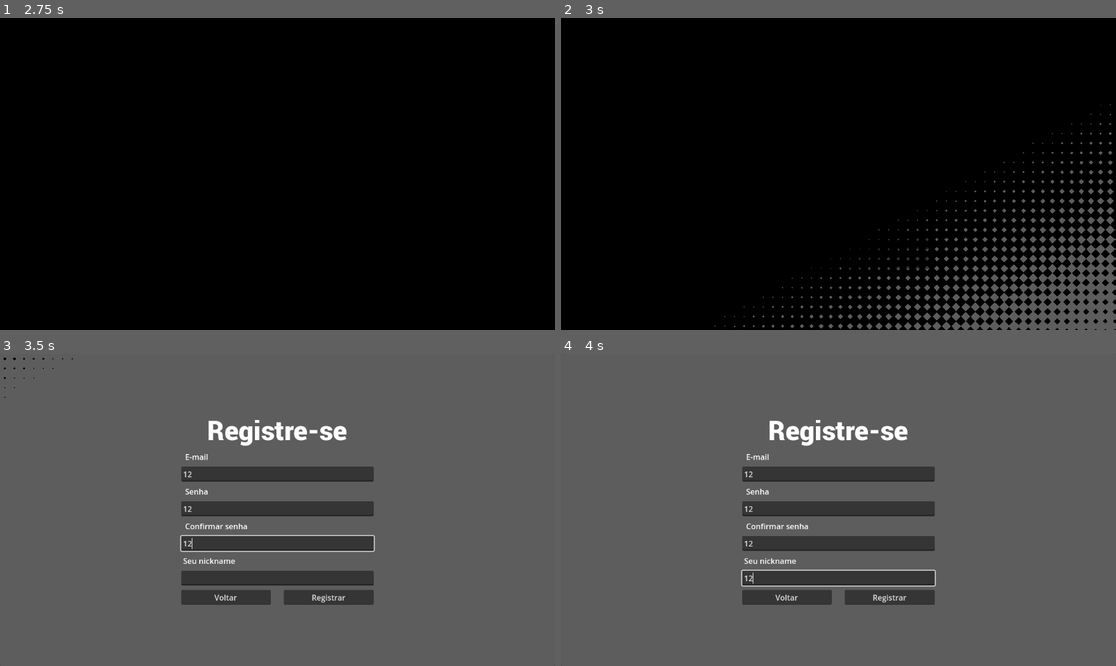
Above: before the commit, frames 1-4 (two rows, left to right).
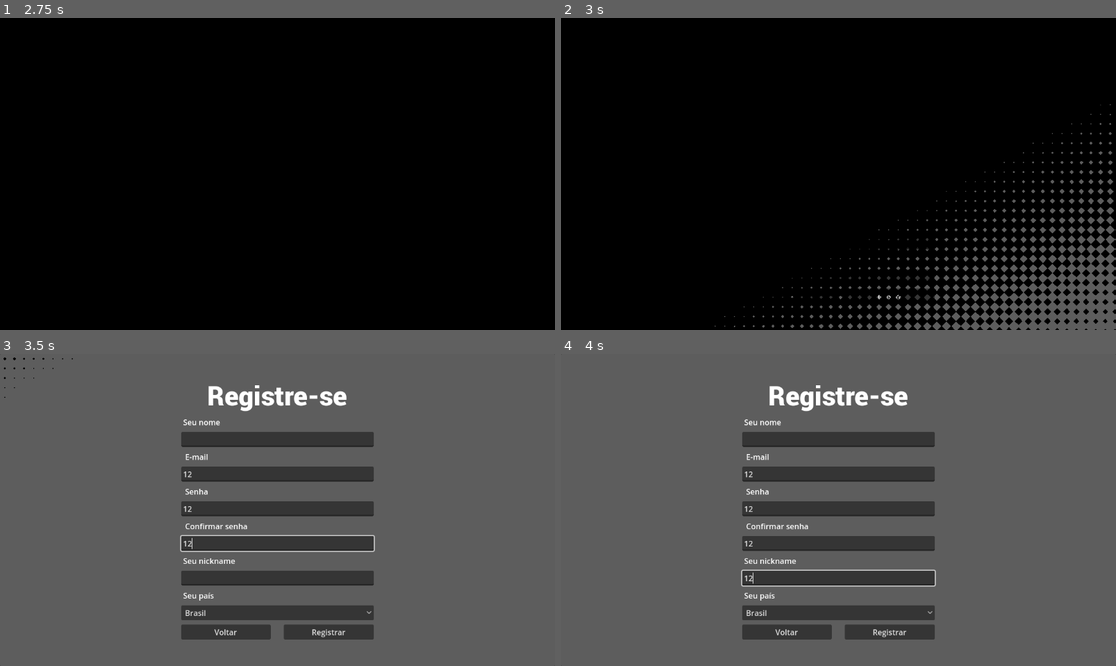
Above: after the commit, the same moments.

Repository: Jeday03/DCC060---Banco-de-Dados
Game: Godot game, scene res://Paginas/TelaLogin.tscn
Two runs of this game, one before a commit and one after it. Both use one fixed random seed, a clock stepped at 60 frames per second and the inputs below. The engine's default icon, where the game draws it, is replaced by a stand-in: a white triangle on a blue panel in a dark square.
Inputs (mouse positions are in pixels of both pictures, inside the frame that each line leads up to):
- Up to frame 1 (2.75 s): click (277, 174) at 0.52 s; type "12" at 0.6 s; click (277, 208) at 0.75 s; type "12" at 0.83 s; click "Registrar" at 1.25 s; click "Entrar" at 2 s
- Up to frame 2 (3 s): click (838, 139) at 2.77 s; type "12" at 2.85 s
- Up to frame 3 (3.5 s): click (277, 510) at 3 s; type "12" at 3.08 s; click (277, 544) at 3.23 s; type "12" at 3.32 s
- Up to frame 4 (4 s): click (838, 578) at 3.52 s; type "12" at 3.6 s

Frame 1 is identical in both runs. In frame 2, 0.2% of the frame differs, in the area x 36-68%, y 76-91%; in frame 3, 7.6%, in the area x 32-68%, y 10-92%; in frame 4, 7.6%.
Error before the commit: Invalid type in function 'make_request' in base 'Node (NetworkManager.gd)'. Cannot convert argument 5 from Dictionary to String. (res://Src/TelaLogin.gd:20)

Commit message:
Começa a conectar a aplicação com o bd

Diff:
--- a/Frontend/steam-bd/MainTheme.tres
+++ b/Frontend/steam-bd/MainTheme.tres
@@ -37,7 +37,7 @@
 corner_radius_top_right = 20
 
 [resource]
-TabContainer/constants/side_margin = 13
+TabContainer/constants/side_margin = 117
 TabContainer/constants/tab_separation = 10
 TabContainer/font_sizes/font_size = 27
 TabContainer/fonts/font = ExtResource("1_4as0w")
--- a/Frontend/steam-bd/Paginas/Aplicacao.tscn
+++ b/Frontend/steam-bd/Paginas/Aplicacao.tscn
@@ -1,8 +1,9 @@
-[gd_scene load_steps=9 format=3 uid="uid://bvqec7yaqmxpy"]
+[gd_scene load_steps=10 format=3 uid="uid://bvqec7yaqmxpy"]
 
 [ext_resource type="Theme" uid="uid://ddyultgdawo4w" path="res://MainTheme.tres" id="1_7aqto"]
 [ext_resource type="Theme" uid="uid://dq5r5v3vdfy3j" path="res://SecondTheme.tres" id="2_i6r1v"]
 [ext_resource type="PackedScene" uid="uid://cdwg6ryp5yp3i" path="res://Prefabs/botao_jogo_loja.tscn" id="2_ko61b"]
+[ext_resource type="Script" uid="uid://dypikde8xpc0p" path="res://Src/LojaPrincipal.gd" id="3_54tox"]
 [ext_resource type="FontFile" uid="uid://dectpox5oqu1v" path="res://Fontes/CABRISA.otf" id="4_88ykg"]
 [ext_resource type="PackedScene" uid="uid://c8aplugm1rl8w" path="res://Prefabs/panel_compra_jogo.tscn" id="4_i6r1v"]
 [ext_resource type="FontFile" uid="uid://ckyoty6vujyt5" path="res://Fontes/Roboto-Black.ttf" id="6_5dmym"]
@@ -19,12 +20,12 @@
 corner_radius_bottom_left = 3
 corner_detail = 5
 
-[sub_resource type="StyleBoxFlat" id="StyleBoxFlat_0yolq"]
+[sub_resource type="StyleBoxFlat" id="StyleBoxFlat_5dmym"]
 content_margin_left = 0.0
 content_margin_top = 0.0
 content_margin_right = 0.0
 content_margin_bottom = 0.0
-bg_color = Color(0.8, 0.304, 0.304, 0.6)
+bg_color = Color(0.66, 0.66, 0.66, 0.6)
 corner_radius_top_left = 3
 corner_radius_top_right = 3
 corner_radius_bottom_right = 3
@@ -65,7 +66,6 @@
 metadata/_tab_index = 0
 
 [node name="LojaPrincipal" type="Control" parent="TabContainer/Loja"]
-visible = false
 layout_mode = 1
 anchors_preset = 15
 anchor_right = 1.0
@@ -86,6 +86,7 @@
 
 [node name="Principal" type="Panel" parent="TabContainer/Loja/LojaPrincipal/PrincipalTab"]
 layout_mode = 2
+script = ExtResource("3_54tox")
 metadata/_tab_index = 0
 
 [node name="MarginContainer" type="MarginContainer" parent="TabContainer/Loja/LojaPrincipal/PrincipalTab/Principal"]
@@ -107,24 +108,6 @@
 layout_mode = 2
 size_flags_horizontal = 3
 theme_override_constants/separation = 8
-
-[node name="BotaoJogoLoja" parent="TabContainer/Loja/LojaPrincipal/PrincipalTab/Principal/MarginContainer/ScrollContainer/VBoxContainer" instance=ExtResource("2_ko61b")]
-layout_mode = 2
-
-[node name="BotaoJogoLoja2" parent="TabContainer/Loja/LojaPrincipal/PrincipalTab/Principal/MarginContainer/ScrollContainer/VBoxContainer" instance=ExtResource("2_ko61b")]
-layout_mode = 2
-
-[node name="BotaoJogoLoja5" parent="TabContainer/Loja/LojaPrincipal/PrincipalTab/Principal/MarginContainer/ScrollContainer/VBoxContainer" instance=ExtResource("2_ko61b")]
-layout_mode = 2
-
-[node name="BotaoJogoLoja6" parent="TabContainer/Loja/LojaPrincipal/PrincipalTab/Principal/MarginContainer/ScrollContainer/VBoxContainer" instance=ExtResource("2_ko61b")]
-layout_mode = 2
-
-[node name="BotaoJogoLoja3" parent="TabContainer/Loja/LojaPrincipal/PrincipalTab/Principal/MarginContainer/ScrollContainer/VBoxContainer" instance=ExtResource("2_ko61b")]
-layout_mode = 2
-
-[node name="BotaoJogoLoja4" parent="TabContainer/Loja/LojaPrincipal/PrincipalTab/Principal/MarginContainer/ScrollContainer/VBoxContainer" instance=ExtResource("2_ko61b")]
-layout_mode = 2
 
 [node name="Dos Amigos" type="Panel" parent="TabContainer/Loja/LojaPrincipal/PrincipalTab"]
 visible = false
@@ -190,6 +173,7 @@
 text = "Carrinho"
 
 [node name="SistemaDeCompra" type="Control" parent="TabContainer/Loja"]
+visible = false
 layout_mode = 1
 anchors_preset = 15
 anchor_right = 1.0
@@ -285,6 +269,81 @@
 text = "Método de pagamento"
 horizontal_alignment = 1
 
+[node name="PaginaJogo" type="Control" parent="TabContainer/Loja"]
+visible = false
+layout_mode = 1
+anchors_preset = 15
+anchor_right = 1.0
+anchor_bottom = 1.0
+grow_horizontal = 2
+grow_vertical = 2
+
+[node name="MarginContainer" type="MarginContainer" parent="TabContainer/Loja/PaginaJogo"]
+layout_mode = 1
+anchors_preset = 15
+anchor_right = 1.0
+anchor_bottom = 1.0
+grow_horizontal = 2
+grow_vertical = 2
+theme_override_constants/margin_left = 10
+theme_override_constants/margin_top = 10
+theme_override_constants/margin_right = 10
+theme_override_constants/margin_bottom = 10
+
+[node name="VBoxContainer" type="VBoxContainer" parent="TabContainer/Loja/PaginaJogo/MarginContainer"]
+layout_mode = 2
+
+[node name="Label" type="Label" parent="TabContainer/Loja/PaginaJogo/MarginContainer/VBoxContainer"]
+layout_mode = 2
+theme_override_fonts/font = ExtResource("6_5dmym")
+theme_override_font_sizes/font_size = 34
+text = "Nome do jogo"
+
+[node name="Label2" type="Label" parent="TabContainer/Loja/PaginaJogo/MarginContainer/VBoxContainer"]
+layout_mode = 2
+text = "Aqui vai uma pequena descrição do jogo criado
+fdsafdaf
+fdsajklfdjaskl
+fjdklsafjdklas"
+
+[node name="ScrollContainer" type="ScrollContainer" parent="TabContainer/Loja/PaginaJogo/MarginContainer/VBoxContainer"]
+layout_mode = 2
+size_flags_vertical = 3
+
+[node name="VBoxContainer" type="VBoxContainer" parent="TabContainer/Loja/PaginaJogo/MarginContainer/VBoxContainer/ScrollContainer"]
+layout_mode = 2
+size_flags_horizontal = 3
+size_flags_vertical = 3
+
+[node name="Panel" type="Panel" parent="TabContainer/Loja/PaginaJogo/MarginContainer/VBoxContainer/ScrollContainer/VBoxContainer"]
+custom_minimum_size = Vector2(0, 150)
+layout_mode = 2
+
+[node name="VBoxContainer" type="VBoxContainer" parent="TabContainer/Loja/PaginaJogo/MarginContainer/VBoxContainer/ScrollContainer/VBoxContainer/Panel"]
+layout_mode = 1
+anchors_preset = 15
+anchor_right = 1.0
+anchor_bottom = 1.0
+grow_horizontal = 2
+grow_vertical = 2
+
+[node name="Panel" type="Panel" parent="TabContainer/Loja/PaginaJogo/MarginContainer/VBoxContainer/ScrollContainer/VBoxContainer/Panel/VBoxContainer"]
+custom_minimum_size = Vector2(0, 31.365)
+layout_mode = 2
+theme_override_styles/panel = SubResource("StyleBoxFlat_5dmym")
+
+[node name="Label" type="Label" parent="TabContainer/Loja/PaginaJogo/MarginContainer/VBoxContainer/ScrollContainer/VBoxContainer/Panel/VBoxContainer/Panel"]
+layout_mode = 0
+offset_top = 4.0
+offset_right = 1132.0
+offset_bottom = 27.0
+text = "  Nome do usuário"
+
+[node name="RichTextLabel" type="RichTextLabel" parent="TabContainer/Loja/PaginaJogo/MarginContainer/VBoxContainer/ScrollContainer/VBoxContainer/Panel/VBoxContainer"]
+layout_mode = 2
+size_flags_vertical = 3
+text = "aaaaaaaaaaaaaaaaaaaaaaaaaaaaaaaaaaaaaaaaaaaaaaaaaaaaaaaaaaaaaaaaaaaaaaaaaaaaaaaaaaaaaaaaaaaaaaaaaaaaaaaaaaaaaaaaaaaaaaaaaaaaaaaaaaaaaaaaaaaaa"
+
 [node name="Perfil" type="TabContainer" parent="TabContainer"]
 visible = false
 layout_mode = 2
@@ -306,8 +365,20 @@
 layout_mode = 2
 metadata/_tab_index = 2
 
-[node name="Configurações" type="Panel" parent="TabContainer"]
-visible = false
-layout_mode = 2
-theme_override_styles/panel = SubResource("StyleBoxFlat_0yolq")
-metadata/_tab_index = 2
+[node name="HBoxContainer" type="HBoxContainer" parent="."]
+layout_mode = 0
+offset_right = 100.0
+offset_bottom = 89.0
+alignment = 1
+
+[node name="Button" type="Button" parent="HBoxContainer"]
+layout_mode = 2
+size_flags_horizontal = 3
+text = "<"
+
+[node name="Button2" type="Button" parent="HBoxContainer"]
+layout_mode = 2
+size_flags_horizontal = 3
+text = ">"
+
+[connection signal="draw" from="TabContainer/Loja/LojaPrincipal/PrincipalTab/Principal" to="TabContainer/Loja/LojaPrincipal/PrincipalTab/Principal" method="_on_draw"]
--- a/Frontend/steam-bd/Paginas/TelaRegistro.tscn
+++ b/Frontend/steam-bd/Paginas/TelaRegistro.tscn
@@ -55,6 +55,14 @@
 text = "Registre-se"
 horizontal_alignment = 1
 
+[node name="Label6" type="Label" parent="Panel/HBoxContainer/VBoxContainer"]
+layout_mode = 2
+theme_override_font_sizes/font_size = 16
+text = " Seu nome"
+
+[node name="LineEdit5" type="LineEdit" parent="Panel/HBoxContainer/VBoxContainer"]
+layout_mode = 2
+
 [node name="Label2" type="Label" parent="Panel/HBoxContainer/VBoxContainer"]
 layout_mode = 2
 theme_override_font_sizes/font_size = 16
@@ -87,6 +95,20 @@
 [node name="LineEdit4" type="LineEdit" parent="Panel/HBoxContainer/VBoxContainer"]
 layout_mode = 2
 
+[node name="Label7" type="Label" parent="Panel/HBoxContainer/VBoxContainer"]
+layout_mode = 2
+theme_override_font_sizes/font_size = 16
+text = " Seu país"
+
+[node name="OptionButton" type="OptionButton" parent="Panel/HBoxContainer/VBoxContainer"]
+layout_mode = 2
+selected = 0
+item_count = 2
+popup/item_0/text = "Brasil"
+popup/item_0/id = 1
+popup/item_1/text = "EUA"
+popup/item_1/id = 2
+
 [node name="HBoxContainer" type="HBoxContainer" parent="Panel/HBoxContainer/VBoxContainer"]
 layout_mode = 2
 theme_override_constants/separation = 27
--- a/Frontend/steam-bd/Prefabs/botao_jogo_loja.tscn
+++ b/Frontend/steam-bd/Prefabs/botao_jogo_loja.tscn
@@ -1,5 +1,6 @@
-[gd_scene load_steps=3 format=3 uid="uid://cdwg6ryp5yp3i"]
+[gd_scene load_steps=4 format=3 uid="uid://cdwg6ryp5yp3i"]
 
+[ext_resource type="Script" uid="uid://dukoccwmo1216" path="res://Src/botao_jogo_loja.gd" id="1_hk5y6"]
 [ext_resource type="Texture2D" uid="uid://cyurr47bhx7su" path="res://icon.svg" id="1_ymccy"]
 
 [sub_resource type="StyleBoxFlat" id="StyleBoxFlat_6gacm"]
@@ -16,7 +17,10 @@
 
 [node name="BotaoJogoLoja" type="Button"]
 custom_minimum_size = Vector2(0, 104.645)
+offset_right = 818.0
+offset_bottom = 104.645
 theme_override_styles/normal = SubResource("StyleBoxFlat_6gacm")
+script = ExtResource("1_hk5y6")
 
 [node name="HBoxContainer" type="HBoxContainer" parent="."]
 layout_mode = 1
--- a/Frontend/steam-bd/SecondTheme.tres
+++ b/Frontend/steam-bd/SecondTheme.tres
@@ -1,4 +1,5 @@
 [gd_resource type="Theme" format=3 uid="uid://dq5r5v3vdfy3j"]
 
 [resource]
+TabContainer/constants/side_margin = 8
 TabContainer/font_sizes/font_size = 14
--- /dev/null
+++ b/Frontend/steam-bd/Src/Controller.gd
@@ -0,0 +1,10 @@
+extends Node
+
+const url = "http://127.0.0.1:5000"
+
+var id_consumidor : int
+var id_usuario : int
+var nickname : String
+var id_pais : int
+var simbolo_montario : StringName
+var cambio : float
--- /dev/null
+++ b/Frontend/steam-bd/Src/LojaPrincipal.gd
@@ -0,0 +1,20 @@
+extends Panel
+
+var listaJogos = []
+@onready var containerJogos: VBoxContainer = $MarginContainer/ScrollContainer/VBoxContainer
+const BOTAO_JOGO_LOJA = preload("uid://cdwg6ryp5yp3i")
+
+var carregado = false
+
+func _on_draw() -> void:
+	if carregado: return
+	carregado = true
+	NetworkManager.make_request(Controller.url + "/jogos", pegaJogos, HTTPClient.METHOD_GET, [], '')
+
+func pegaJogos(result, code, headers, body):
+	var data = NetworkManager.returnData(body)
+	listaJogos = data
+	for jogo in listaJogos:
+		var b : BotaoJogoLoja = BOTAO_JOGO_LOJA.instantiate() as BotaoJogoLoja
+		containerJogos.add_child(b)
+		b.setup(jogo['titulo'], Controller.simbolo_montario, float(jogo['preco_dolar']) * Controller.cambio)
--- a/Frontend/steam-bd/Src/NetworkManager.gd
+++ b/Frontend/steam-bd/Src/NetworkManager.gd
@@ -33,3 +33,24 @@
 			req_data.method,
 			req_data.body
 		)
+
+func returnData(body):
+	var response_text = body.get_string_from_utf8()
+	var response_data = JSON.parse_string(response_text)
+	return response_data
+
+func returnDataArray(body):
+	var response_text = body.get_string_from_utf8()
+	var response_data = JSON.parse_string(response_text)
+
+	# Verifica se o parse foi bem-sucedido
+	if response_data == null:
+		print("Erro: Falha ao fazer parse do JSON")
+		return []
+
+	# Verifica se é um array
+	if response_data is Array:
+		return response_data
+	else:
+		print("Erro: Resposta não é um array. Tipo recebido: ", typeof(response_data))
+		return []
--- a/Frontend/steam-bd/Src/TelaLogin.gd
+++ b/Frontend/steam-bd/Src/TelaLogin.gd
@@ -3,7 +3,7 @@
 const TELA_REGISTRO = preload("uid://tq1ftj6i44qk")
 const APLICACAO = preload("uid://bvqec7yaqmxpy")
 
-const url = ""
+const url = "http://127.0.0.1:5000/consumer-login"
 
 @onready var email: LineEdit = $LineEdit
 @onready var senha: LineEdit = $LineEdit2
@@ -17,12 +17,19 @@
 		"email": email.text,
 		"senha": senha.text
 	}
-	NetworkManager.make_request(url, httpRetorno, HTTPClient.METHOD_POST, ["Content-Type: application/json"], body)
+	NetworkManager.make_request(url, httpRetorno, HTTPClient.METHOD_POST, ["Content-Type: application/json"], JSON.stringify(body))
 
 func httpRetorno(result, code, headers, body):
 	if code == 200:
+		var response_data = NetworkManager.returnData(body)
+		print(response_data)
+		Controller.id_consumidor = response_data['id_consumidor']
+		Controller.id_pais = response_data['id_pais']
+		Controller.id_usuario = response_data['id_usuario']
+		Controller.cambio = response_data['razao_cambio']
+		Controller.nickname = response_data['nickname']
+		Controller.simbolo_montario = response_data['simbolo_moeda']
 		SceneController.changeSceneTo(APLICACAO)
-		print("Login executado com sucesso")
 	else:
 		msg.visible = true
 	pass
--- a/Frontend/steam-bd/Src/TelaRegistro.gd
+++ b/Frontend/steam-bd/Src/TelaRegistro.gd
@@ -5,11 +5,13 @@
 @onready var senha: LineEdit = $LineEdit2
 @onready var senha2: LineEdit = $LineEdit3
 @onready var nickname: LineEdit = $LineEdit4
+@onready var pais: OptionButton = $OptionButton
+@onready var nome: LineEdit = $LineEdit5
 
 @onready var boa_mensagem: Label = $BoaMensagem
 @onready var ruim_mensagem: Label = $RuimMensagem
 
-const url = ""
+const url = "http://127.0.0.1:5000/users"
 
 func voltar_pressed() -> void:
 	SceneController.changeSceneTo(TELA_LOGIN)
@@ -23,16 +25,21 @@
 	var body = {
 		"email": email.text,
 		"senha": senha.text,
-		"nickname": nickname.text
+		"nickname": nickname.text,
+		"id_pais": pais.get_selected_id(),
+		"nome": nome.text
 	}
-	NetworkManager.make_request(url, callback, HTTPClient.METHOD_PUT, ["Content-Type: application/json"], body)
+
+	var json_string = JSON.stringify(body)
+
+	NetworkManager.make_request(url, callback, HTTPClient.METHOD_POST, ["Content-Type: application/json"], json_string)
 	pass # Replace with function body.
 
 func callback(result, response_code, headers, body):
-	if response_code == 200:
+	if response_code == 201:
 		boa_mensagem.visible = true
 		var clock = get_tree().create_timer(1)
 		await clock.timeout
 		SceneController.changeSceneTo(TELA_LOGIN)
 	else:
-		ruim_mensagem.visinle = true
+		ruim_mensagem.visible = true
--- /dev/null
+++ b/Frontend/steam-bd/Src/botao_jogo_loja.gd
@@ -0,0 +1,11 @@
+extends Button
+class_name BotaoJogoLoja
+
+@onready var nomeLabel: Label = $HBoxContainer/Label
+@onready var precoLabel: Label = $Label
+
+func setup(nomeJogo : String, simbolo : String, preco : float):
+	nomeLabel.text = nomeJogo
+	preco = snapped(preco, 0.01)
+	var precoStr = simbolo + " " + str(preco)
+	precoLabel.text = precoStr
--- a/Frontend/steam-bd/project.godot
+++ b/Frontend/steam-bd/project.godot
@@ -20,6 +20,7 @@
 Cortina="*res://Addon/TransicaoDeCenas/TransicaoCena.tscn"
 SceneController="*res://Addon/TransicaoDeCenas/SceneController.gd"
 NetworkManager="*res://Src/NetworkManager.gd"
+Controller="*res://Src/Controller.gd"
 
 [rendering]
 
Not shown, added: Frontend/steam-bd/Src/Controller.gd.uid
Not shown, added: Frontend/steam-bd/Src/LojaPrincipal.gd.uid
Not shown, added: Frontend/steam-bd/Src/botao_jogo_loja.gd.uid
Not shown, changed: app.py
